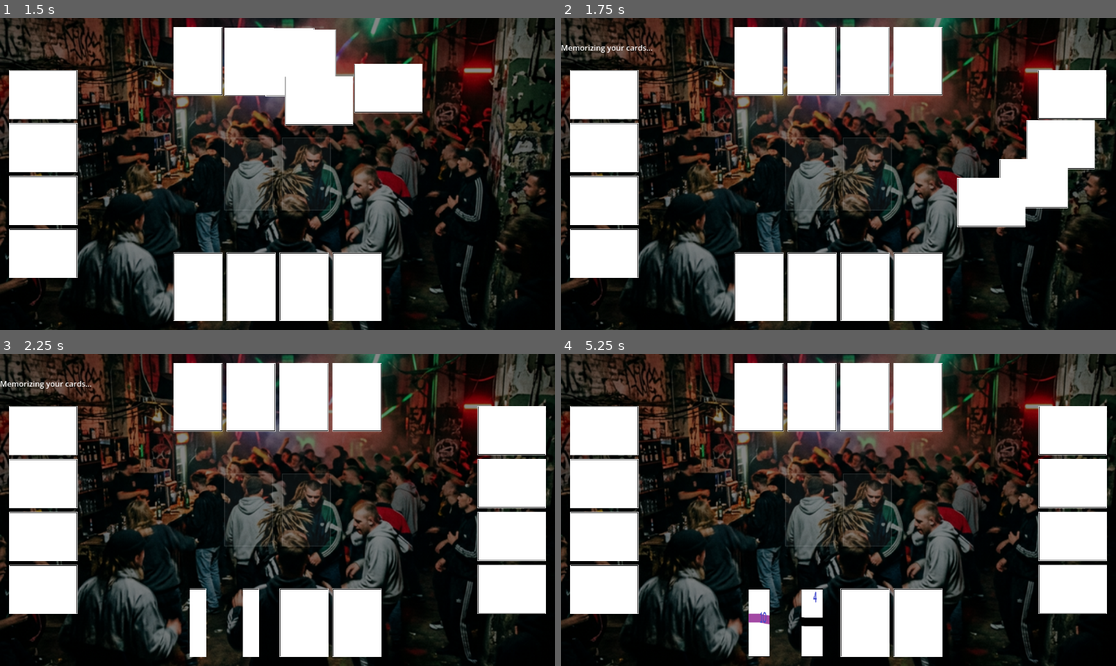
Above: before the commit, frames 1-4 (two rows, left to right).
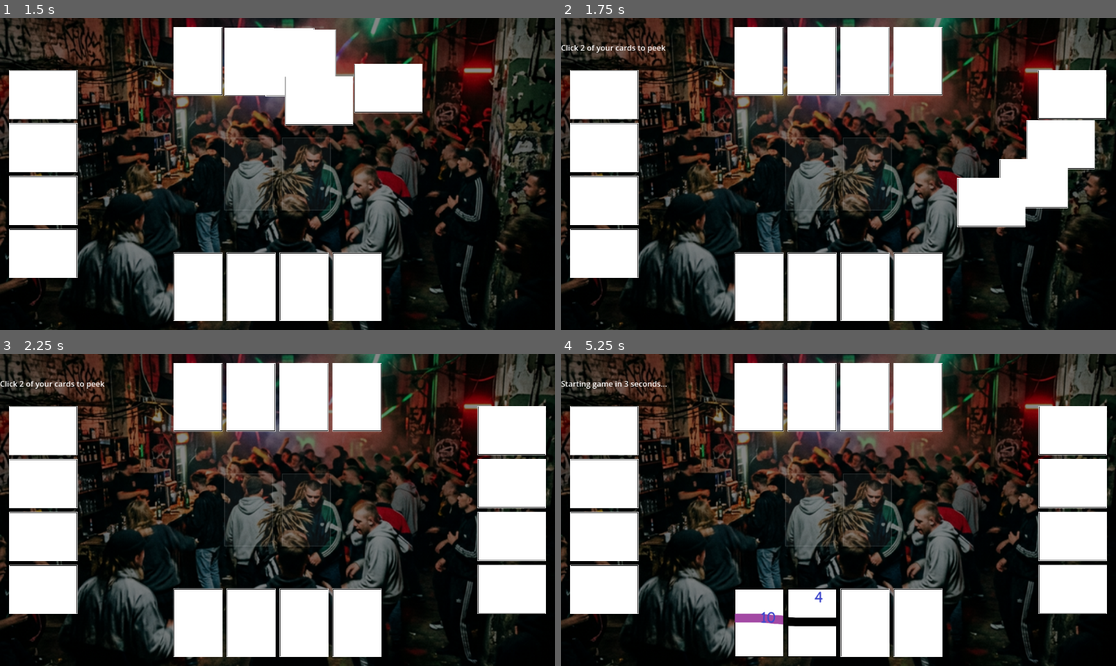
Above: after the commit, the same moments.

Repository: DinVin24/dutch
Game: Godot game, scene res://main_menu.tscn
Two runs of this game, one before a commit and one after it. Both use one fixed random seed, a clock stepped at 60 frames per second and the inputs below.
Inputs (mouse positions are in pixels of both pictures, inside the frame that each line leads up to):
- Up to frame 1 (1.5 s): click "Start" at 0.5 s; click (249, 174) at 1.25 s
- Up to frame 2 (1.75 s): no input
- Up to frame 3 (2.25 s): click (249, 510) at 2 s
- Up to frame 4 (5.25 s): click (810, 510) at 2.75 s; tap Enter at 3.5 s; move the mouse to (760, 622) at 3.52 s; click (760, 622) at 3.67 s; move the mouse to (810, 622) at 4.27 s; click (810, 622) at 4.42 s; move the mouse to (866, 622) at 5.02 s; click (866, 622) at 5.17 s

Frame 1 is identical in both runs. In frame 2, 0.2% of the frame differs, in the area x 0-19%, y 8-12%; in frame 3, 2.9%, in the area x 0-50%, y 8-98%; in frame 4, 2.4%.

Commit message:
Implement manual card peeking in epic01

Diff:
--- a/game_board.gd
+++ b/game_board.gd
@@ -12,6 +12,11 @@
 var card_spacing = 110.0
 var padding = 20.0
 var card_pivot = Vector2(50, 70)
+
+# Peek Phase state
+var cards_peeked: int = 0
+var max_peeks: int = 2
+var peeked_card_nodes: Array = []
 
 var pause_menu_scene = preload("res://pause_menu.tscn")
 var pause_menu_instance: Node = null
@@ -72,26 +77,52 @@
 	# Visual feedback for peek phase
 	var label = Label.new()
 	label.name = "PeekInstructions"
-	label.text = "Memorizing your cards..."
+	label.text = "Click 2 of your cards to peek"
 	label.horizontal_alignment = HORIZONTAL_ALIGNMENT_CENTER
 	$GameUI/MainHUD.add_child(label)
 	label.set_anchors_preset(Control.PRESET_CENTER_TOP)
 	label.position.y += 50
 
-	await get_tree().create_timer(0.5).timeout
-
-	# Automatically reveal the first 2 cards for the player
-	if player_hands[0].size() >= 2:
-		player_hands[0][0].flip()
-		player_hands[0][1].flip()
+	# Reset peek state
+	cards_peeked = 0
+	peeked_card_nodes.clear()
+
+	# Log for debug
+	print("Game Board: Waiting for player to select cards to peek.")
+
+func _on_card_clicked(card_node: CardUI, _card_data: CardData):
+	if GameManager.current_state != GameManager.GameState.INITIAL_PEEK:
+		return
+
+	# Ensure it's a player card (player index 0)
+	if not player_hands[0].has(card_node):
+		print("Initial Peek: You can only peek at your own cards!")
+		return
+
+	# Check if already peeked this card
+	if peeked_card_nodes.has(card_node):
+		return
+
+	if cards_peeked < max_peeks:
+		print("Initial Peek: Player peeked at card ", cards_peeked + 1)
+		card_node.flip()
+		peeked_card_nodes.append(card_node)
+		cards_peeked += 1
+
+		if cards_peeked == max_peeks:
+			_complete_peek_phase()
+
+func _complete_peek_phase():
+	if $GameUI/MainHUD.has_node("PeekInstructions"):
+		$GameUI/MainHUD.get_node("PeekInstructions").text = "Starting game in 3 seconds..."
 
 	# Wait for 3 seconds for the player to memorize
 	await get_tree().create_timer(3.0).timeout
 
 	# Flip them back
-	if player_hands[0].size() >= 2:
-		player_hands[0][0].flip()
-		player_hands[0][1].flip()
+	for card in peeked_card_nodes:
+		if is_instance_valid(card):
+			card.flip()
 
 	# Cleanup label
 	if $GameUI/MainHUD.has_node("PeekInstructions"):
@@ -123,6 +154,9 @@
 			add_child(card_inst)
 			card_inst.setup(card_data)
 			player_hands[p_idx].append(card_inst)
+
+			# Connect click signal for interaction
+			card_inst.card_clicked.connect(_on_card_clicked)
 
 			# Get target transform
 			var transform = get_card_transform(p_idx, i, cards_per_player)
